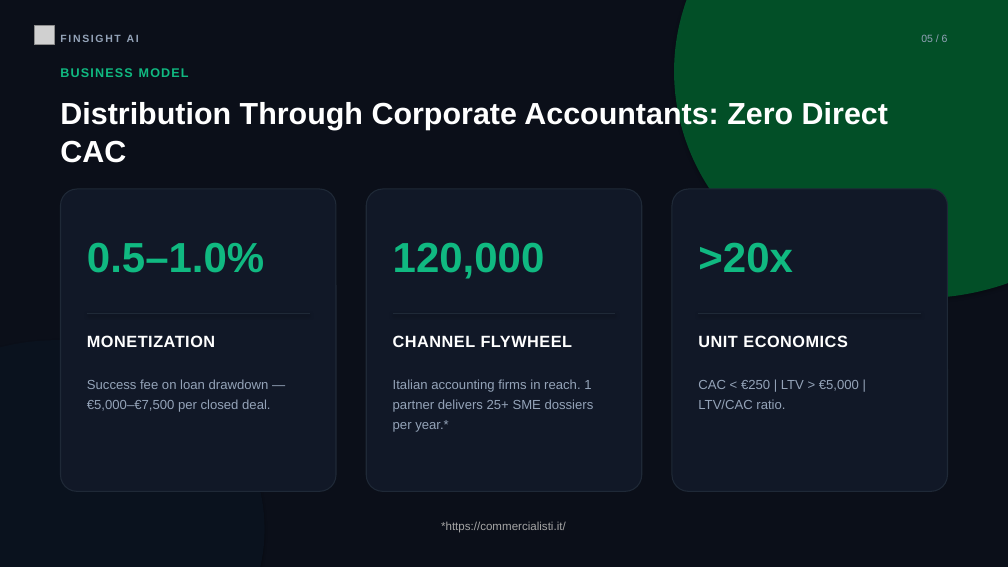
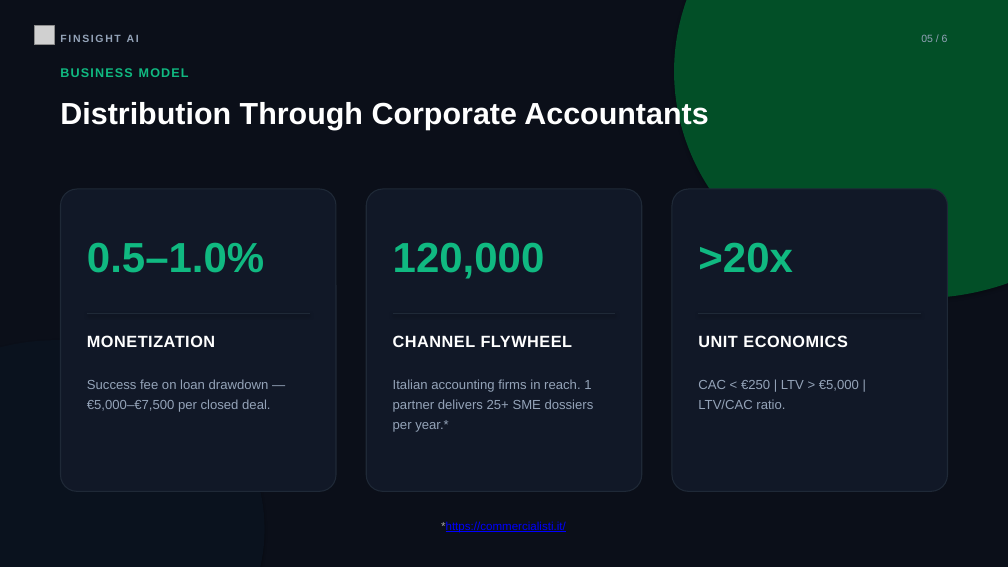
Before and after one commit to FRA-0023/ai2b-loop-troops, a slide deck: slide 5 of presentation/FinSight_AI_Pitch_Deck_Enterprise.pptx. Drawn at 1008x567 pixels with LibreOffice and Linux fonts; fonts in the diff are those of the drawing; grey boxes stand for pictures. Boxes give left, top, right and bottom in pixels: in the first picture for what was removed or moved away, otherwise in the second. Text is boxed around its words. In the diff, an @@ line names an element or a change of style, - is before the commit and + after.

Commit message:
gg

```diff
--- a/presentation/FinSight_AI_Pitch_Deck_Enterprise.pptx
+++ b/presentation/FinSight_AI_Pitch_Deck_Enterprise.pptx
@@ text at box(60, 100, 708, 130): text changed @@
-Distribution Through Corporate Accountants: Zero Direct CAC
+Distribution Through Corporate Accountants
@@ text "*https://commercialisti.it/" at box(441, 521, 566, 533): text colour #A6A6A6 to #0000FF, underline on @@
```
Also in this commit, not shown: 3 other slides changed.
